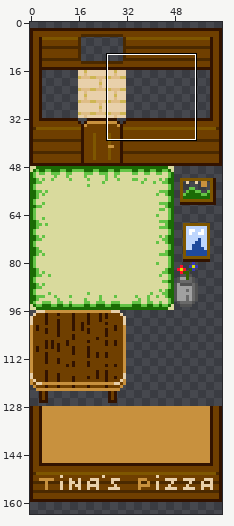
Sprite sheet -- sprites/tileset.png. The picture above shows the old version from afar; the outline marks the close-up.
Close-up. Old version:
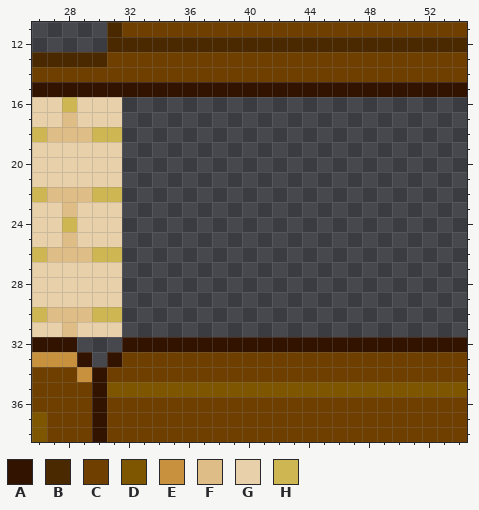
The file is 64x256 pixels. Shown: x 26..54, y 11..38. The wide view leaves out empty margins.
Palette (. is transparent): A #321300  B #4a2900  C #6f3f00  D #7e5600  E #c8913e  F #dfbd87  G #e8d0aa  H #ceb653
Pixels before, first column x 26:
11 .....BCCCCCCCCCCCCCCCCCCCCCCC
12 .....BBBBBBBBBBBBBBBBBBBBBBBB
13 BBBBBCCCCCCCCCCCCCCCCCCCCCCCC
14 CCCCCCCCCCCCCCCCCCCCCCCCCCCCC
15 AAAAAAAAAAAAAAAAAAAAAAAAAAAAA
16 GGHGGG.......................
17 GGFGGG.......................
18 HFFFHH.......................
19 GGGGGG.......................
20 GGGGGG.......................
21 GGGGGG.......................
22 HFFFHH.......................
23 GGFGGG.......................
24 GGHGGG.......................
25 GGFGGG.......................
26 HFFFHH.......................
27 GGGGGG.......................
28 GGGGGG.......................
29 GGGGGG.......................
30 HFFFHH.......................
31 GGFGGG.......................
32 AAA...AAAAAAAAAAAAAAAAAAAAAAA
33 EEEA.ACCCCCCCCCCCCCCCCCCCCCCC
34 CCCEACCCCCCCCCCCCCCCCCCCCCCCC
35 CCCCADDDDDDDDDDDDDDDDDDDDDDDD
36 CCCCACCCCCCCCCCCCCCCCCCCCCCCC
37 DCCCACCCCCCCCCCCCCCCCCCCCCCCC
38 DCCCACCCCCCCCCCCCCCCCCCCCCCCC
After the commit:
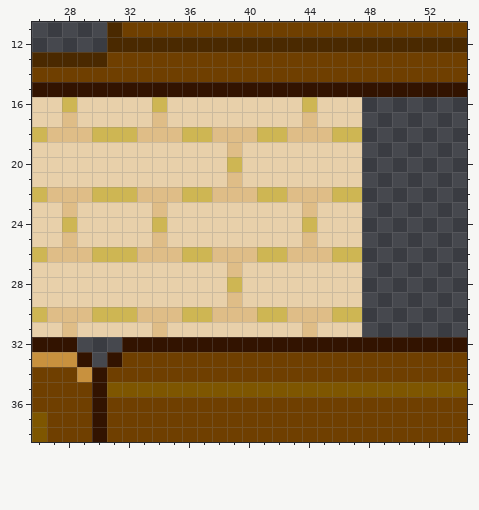
The edit:
y 16: x 32..47 ................ -> GGHGGGGGGGGGHGGG
y 17: x 32..47 ................ -> GGFGGGGGGGGGFGGG
y 18: x 32..47 ................ -> HFFFHHFFFHHFFFHH
y 19: x 32..47 ................ -> GGGGGGGFGGGGGGGG
y 20: x 32..47 ................ -> GGGGGGGHGGGGGGGG
y 21: x 32..47 ................ -> GGGGGGGFGGGGGGGG
y 22: x 32..47 ................ -> HFFFHHFFFHHFFFHH
y 23: x 32..47 ................ -> GGFGGGGGGGGGFGGG
y 24: x 32..47 ................ -> GGHGGGGGGGGGHGGG
y 25: x 32..47 ................ -> GGFGGGGGGGGGFGGG
y 26: x 32..47 ................ -> HFFFHHFFFHHFFFHH
y 27: x 32..47 ................ -> GGGGGGGFGGGGGGGG
y 28: x 32..47 ................ -> GGGGGGGHGGGGGGGG
y 29: x 32..47 ................ -> GGGGGGGFGGGGGGGG
y 30: x 32..47 ................ -> HFFFHHFFFHHFFFHH
y 31: x 32..47 ................ -> GGFGGGGGGGGGFGGG
